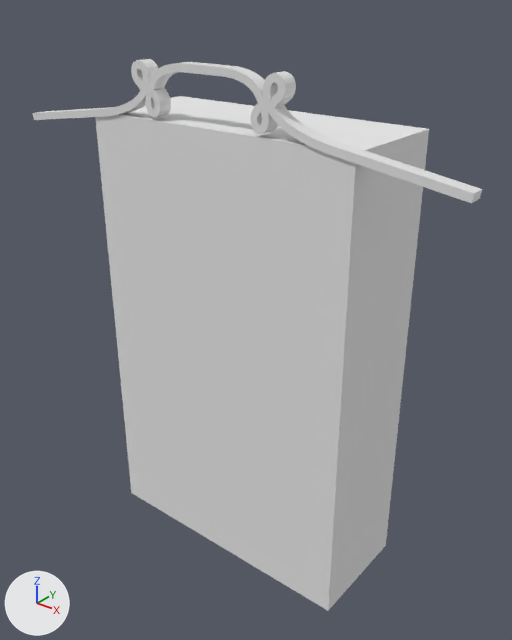
An edit to the Blender file Assets/models/floor_2/bedroom_se/wardrobe02/wardrobe02.blend, drawn before and after from the same camera.
Before and after are seen from a 50 mm lens placed at (3.75, -4.63, 5.73), pointed at (0.05, 0.0, 2.86). Arrows for +X, +Y and +Z are at lower left; the lights stay in place.

Objects in the first picture: 'base', 'top_trim', 'top_trim.001', 'top_trim.002', 'top_trim.003'.
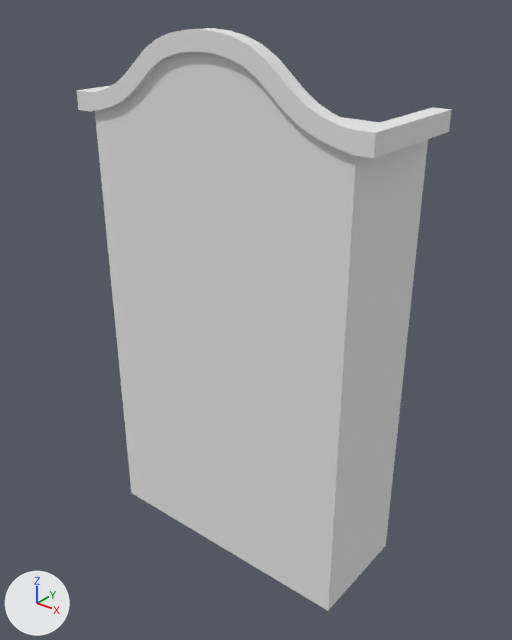
Commit message: wardrobe02 work

Pixel boxes (x1, y1, x2, y2) of what changed, in the pictures (512 x 640 px; the box of a moved part takes in the faces that stretch with it):
'base', reshaped, modifiers changed (9% taller)
    before: (95, 96, 429, 611)
    after: (95, 52, 428, 611)
'top_trim_front', added
    after: (88, 28, 366, 155)
'top_trim', deleted
    before: (263, 71, 482, 203)
'top_trim_sides', added
    after: (76, 86, 452, 159)
'top_trim.003', deleted
    before: (33, 59, 158, 120)
'top_trim.001', deleted
    before: (205, 64, 278, 135)
'top_trim.002', deleted
    before: (145, 62, 213, 118)
part 1 of me_cube, moved or reshaped
    before: (95, 96, 429, 190)
    after: (95, 52, 380, 169)

The change in detail:
me_cube is used by ob_base; location (0.0, 0.0, 2.57); scale (1.32, 0.533, 2.1).
me_cube had 8 vertices, 6 faces and spanned x -1.0..1.0, y -1.0..1.0, z -1.0..1.0.
me_cube now has 10 vertices, 6 faces and spans x -1.0..0.0, y -1.0..1.0, z -1.0..1.34.
Part 1, on me_cube:
4 vertices are removed from x 1.0, y -1.0..1.0, z -1.0..1.0.
5 faces are deleted.
6 vertices are added at (0.0, 1.0, -1.0), (0.0, -1.0, -1.0), (0.0, 1.0, 1.0), (0.0, -1.0, 1.0), (-1.0, -1.0, 1.01), (0.0, -1.0, 1.34).
5 new faces join them.
Mesh me_cube_005 is new.
It has 316 vertices, 312 faces and spans x -0.53..0.53, y -3.4..6.06, z -1.0..1.0.
It uses material mat_wardrobe02 (its picture is missing).
Mesh me_cube_006 is new.
It consists of a box spanning x 0.89..0.99, y -1.0..1.0, z -1.0..1.0; a box spanning x -0.99..-0.89, y -1.0..1.0, z -1.0..1.0.
It uses material mat_wardrobe02 (its picture is missing).
Object 'top_trim.003' (ob_top_trim_003) is deleted.
Object 'top_trim.002' (ob_top_trim_002) is deleted.
Object 'top_trim.001' (ob_top_trim_001) is deleted.
Object 'top_trim' (ob_top_trim) is deleted.
Object 'base' (ob_base) gains a MIRROR modifier named 'Mirror'.
Object 'top_trim_front' (ob_top_trim_front) is new; it shows me_cube_005.
Its location is (0.0, -0.51, 4.93).
Its rotation in degrees is (90, 0, 0).
Its scale is (2.49, 0.0756, 0.0725).
Object 'top_trim_sides' (ob_top_trim_sides) is new; it shows me_cube_006.
Its location is (0.0, -0.02, 4.75).
Its scale is (1.49, 0.56, 0.0819).
